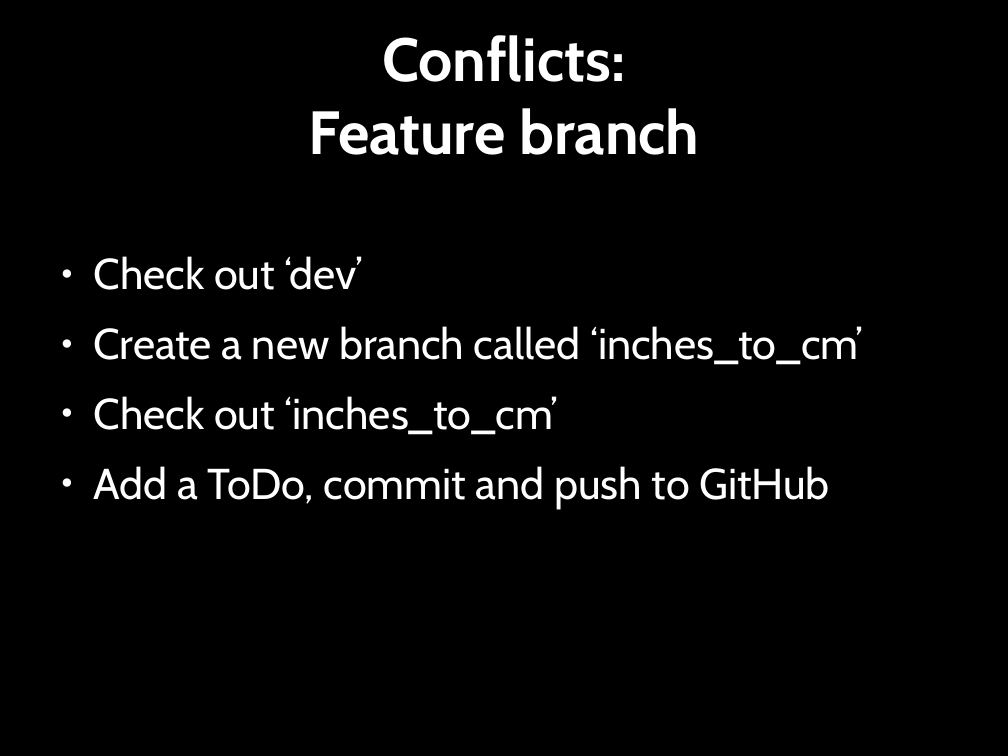
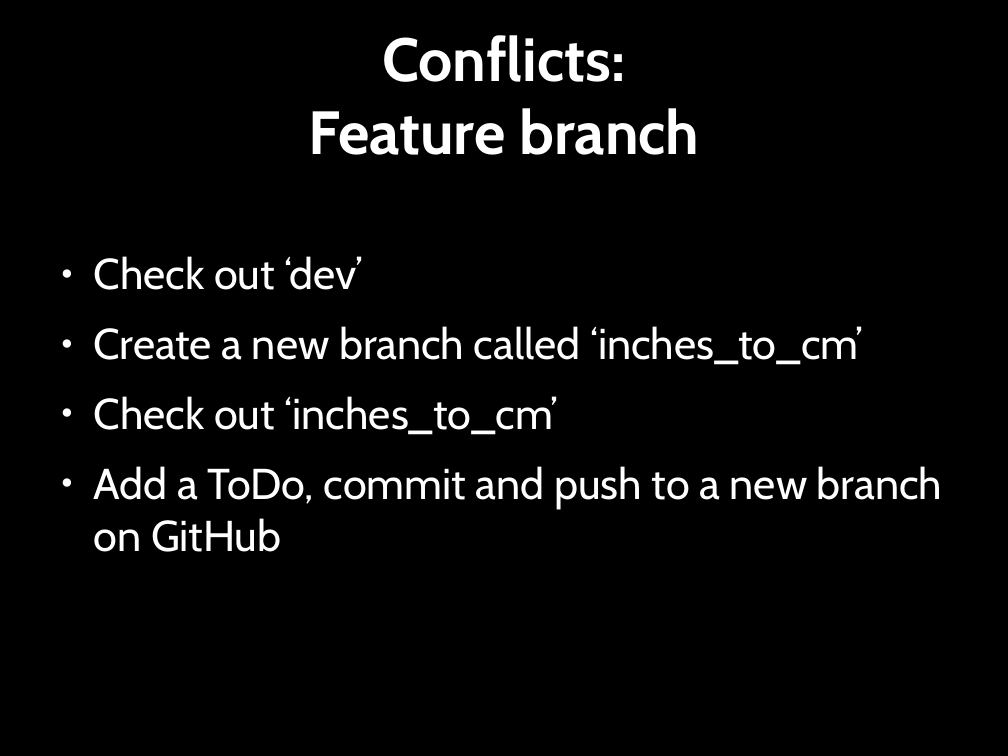
Before and after one commit to Southampton-RSG/2020-05-21-southampton-swc, a slide deck: slide 32 of novice/git/version-control-with-git-slides.odp (slide 29 before the commit). Drawn at 1008x756 pixels with LibreOffice and Linux fonts; fonts in the diff are those of the drawing. Boxes give left, top, right and bottom in pixels: in the first picture for what was removed or moved away, otherwise in the second. Text is boxed around its words. In the diff, an @@ line names an element or a change of style, - is before the commit and + after.

```diff
--- a/novice/git/version-control-with-git-slides.odp
+++ b/novice/git/version-control-with-git-slides.odp
@@ text at [94, 466, 942, 552]: text changed @@
-● Add a ToDo, commit and push to GitHub
+● Add a ToDo, commit and push to a new branch on GitHub
```
Also in this commit, not shown: 3 other slides changed, 5 slides added, 2 slides removed, 8 other files.
